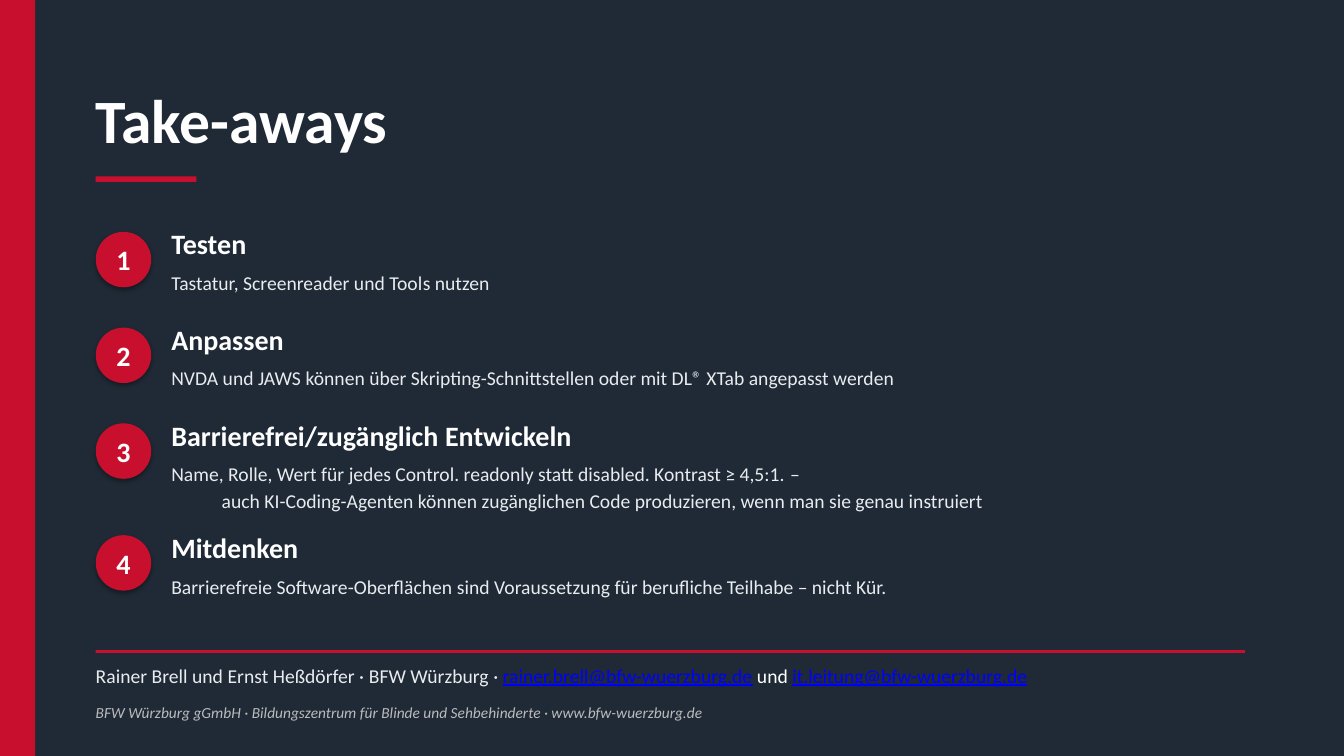
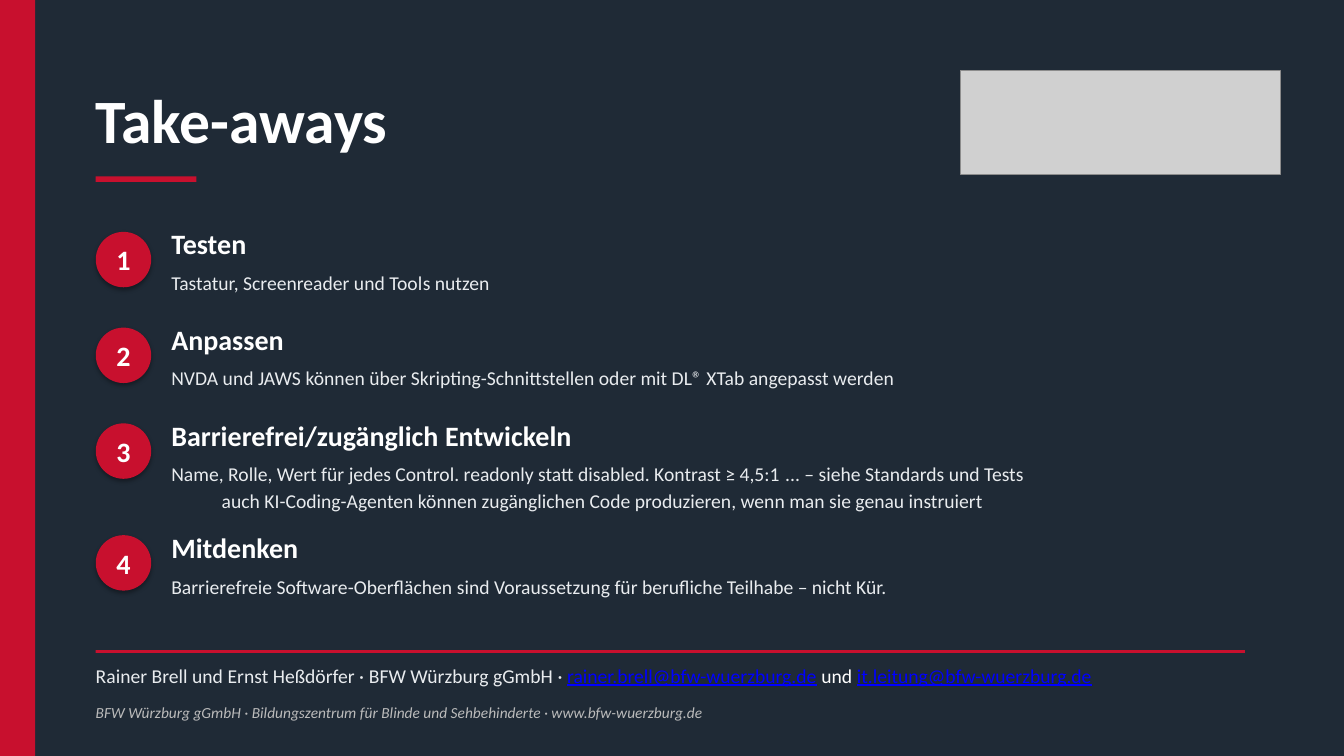
Before and after one commit to EH-BFW/BarrierefreiheitsDemos, a slide deck: slide 17 of Praesentation_Barrierefreiheit.pptx (slide 19 before the commit). Drawn at 1344x756 pixels with LibreOffice and Linux fonts; fonts in the diff are those of the drawing; grey boxes stand for pictures. Boxes give left, top, right and bottom in pixels: in the first picture for what was removed or moved away, otherwise in the second. Text is boxed around its words. In the diff, an @@ line names an element or a change of style, - is before the commit and + after.

```diff
--- a/Praesentation_Barrierefreiheit.pptx
+++ b/Praesentation_Barrierefreiheit.pptx
@@ picture added at (x1=961, y1=71, x2=1280, y2=174) @@
@@ text at (x1=171, y1=467, x2=1023, y2=512): text changed @@
-Name, Rolle, Wert für jedes Control. readonly statt disabled. Kontrast ≥ 4,5:1. –
-auch KI-Coding-Agenten können zugänglichen Code produzieren, wenn man sie genau instruiert
+Name, Rolle, Wert für jedes Control. readonly statt disabled. Kontrast ≥ 4,5:1 ... – siehe Standards und Tests
+auch KI-Coding-Agenten können zugänglichen Code produzieren, wenn man sie genau instruiert
@@ text at (x1=96, y1=669, x2=1092, y2=687): text changed @@
-Rainer Brell und Ernst Heßdörfer · BFW Würzburg · rainer.brell@bfw-wuerzburg.de und it.leitung@bfw-wuerzburg.de
+Rainer Brell und Ernst Heßdörfer · BFW Würzburg gGmbH · rainer.brell@bfw-wuerzburg.de und it.leitung@bfw-wuerzburg.de
```
Also in this commit, not shown: 15 other slides changed, 2 slides added, 3 slides removed, 7 other files.
